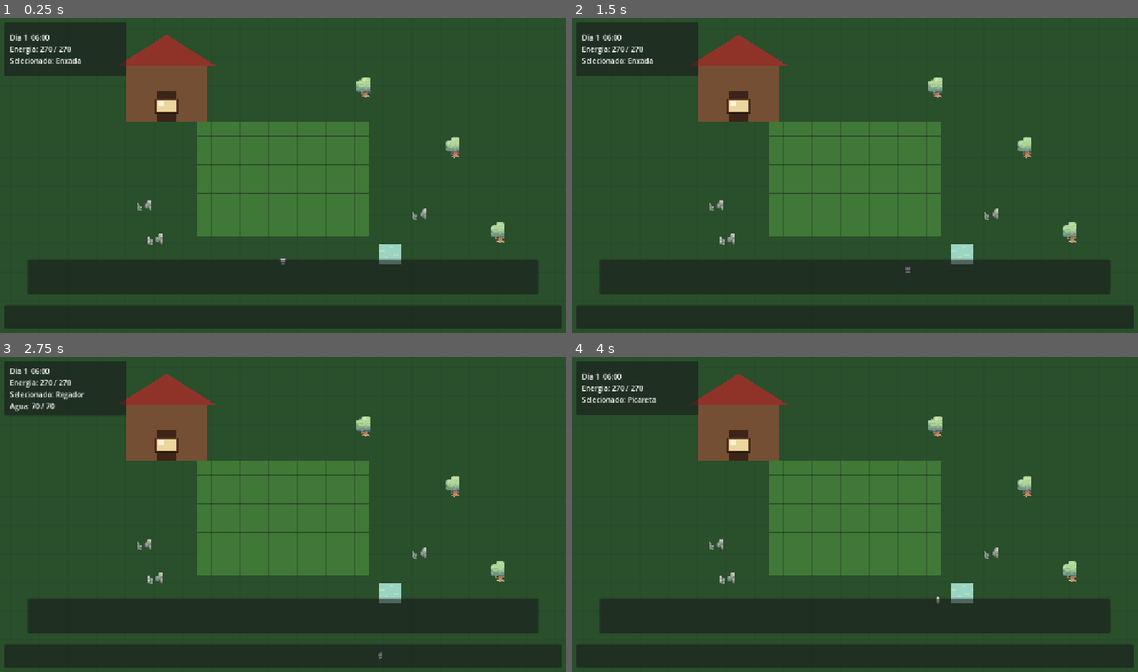
Above: before the commit, frames 1-4 (two rows, left to right).
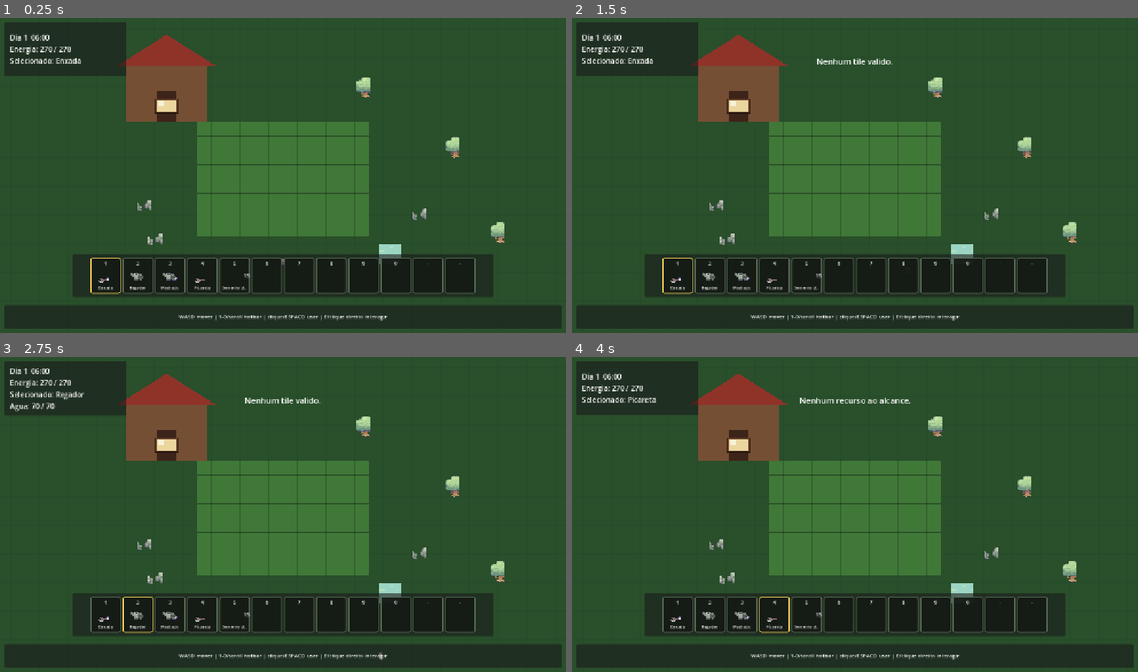
Above: after the commit, the same moments.

Repository: HelioConde/GameSlime
Game: Godot game, scene res://scenes/world/main.tscn
Two runs of this game, one before a commit and one after it. Both use one fixed random seed, a clock stepped at 60 frames per second and the inputs below.
Inputs (mouse positions are in pixels of both pictures, inside the frame that each line leads up to):
- Up to frame 1 (0.25 s): no input
- Up to frame 2 (1.5 s): tap Enter at 0.5 s; move the mouse to (979, 159) at 0.52 s; hold D 0.53-1.28 s; tap E at 0.6 s; click (979, 159) at 0.67 s; tap Space at 0.77, 1.25 s; move the mouse to (741, 191) at 1.27 s; hold S from 1.28 s (still down); tap 1 at 1.35 s
- Up to frame 3 (2.75 s): tap Space at 1.52 s; tap Enter at 2 s; move the mouse to (339, 445) at 2.02 s; release S at 2.03 s; hold D from 2.03 s (still down); tap 2 at 2.1 s
- Up to frame 4 (4 s): move the mouse to (826, 577) at 2.77 s; release D at 2.78 s; hold W 2.78-3.53 s; tap 3 at 2.85 s; click (826, 577) at 2.92 s; tap Space at 3.02, 3.5, 3.77 s; move the mouse to (1024, 561) at 3.52 s; hold A from 3.53 s (still down); tap 4 at 3.6 s

The runs differ from the first frame. In frame 1, 4.6% of the frame differs, in the area x 5-95%, y 75-97%; in frame 2, 4.8%; in frame 3, 4.7%; in frame 4, 4.8%, in the area x 5-95%, y 12-97%.
Error before the commit: Trying to assign value of type 'Label' to a variable of type 'HBoxContainer'. (res://scripts/ui/game_hud.gd:7)

Commit message:
feat: replace text hotbar with visual slots

Diff:
--- a/scenes/ui/game_hud.tscn
+++ b/scenes/ui/game_hud.tscn
@@ -22,22 +22,21 @@
 text = "Carregando..."
 
 [node name="HotbarPanel" type="PanelContainer" parent="."]
-offset_left = 70.0
-offset_top = 548.0
-offset_right = 1210.0
-offset_bottom = 626.0
+offset_left = 170.0
+offset_top = 536.0
+offset_right = 1110.0
+offset_bottom = 632.0
 
 [node name="Margin" type="MarginContainer" parent="HotbarPanel"]
-theme_override_constants/margin_left = 10
+theme_override_constants/margin_left = 8
 theme_override_constants/margin_top = 8
-theme_override_constants/margin_right = 10
+theme_override_constants/margin_right = 8
 theme_override_constants/margin_bottom = 8
 
-[node name="Hotbar" type="Label" parent="HotbarPanel/Margin"]
+[node name="Hotbar" type="HBoxContainer" parent="HotbarPanel/Margin"]
 layout_mode = 2
-theme_override_font_sizes/font_size = 13
-horizontal_alignment = 1
-vertical_alignment = 1
+theme_override_constants/separation = 4
+alignment = 1
 
 [node name="HelpPanel" type="PanelContainer" parent="."]
 offset_left = 18.0
